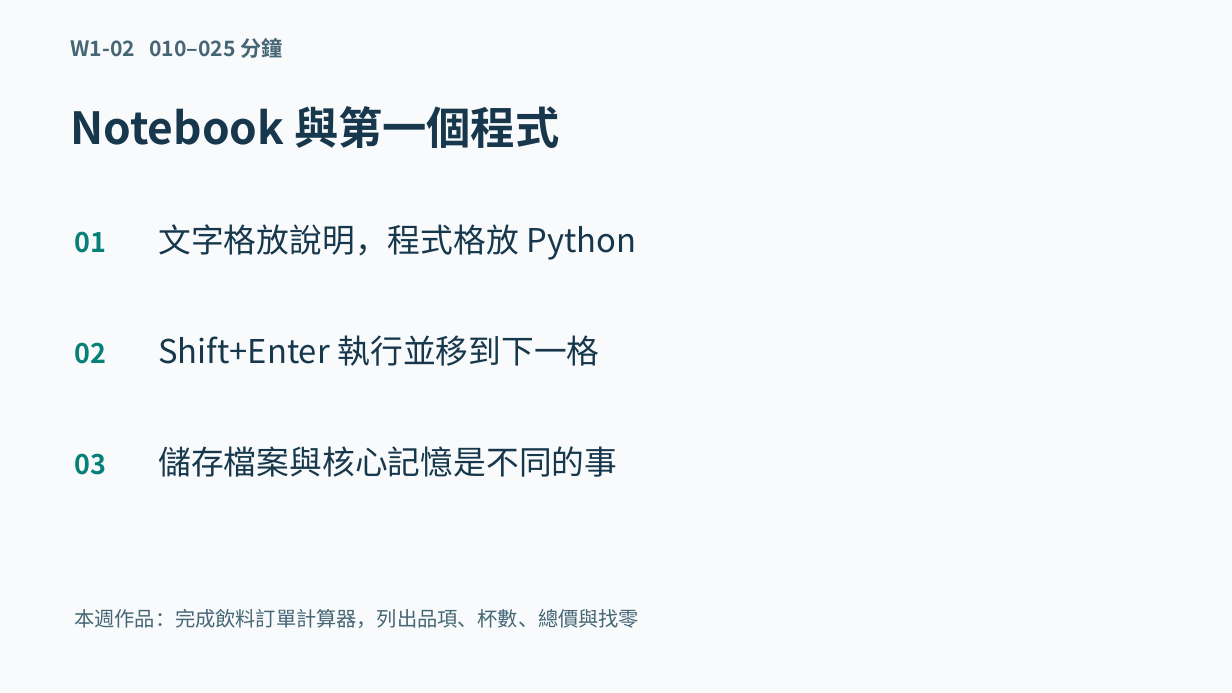
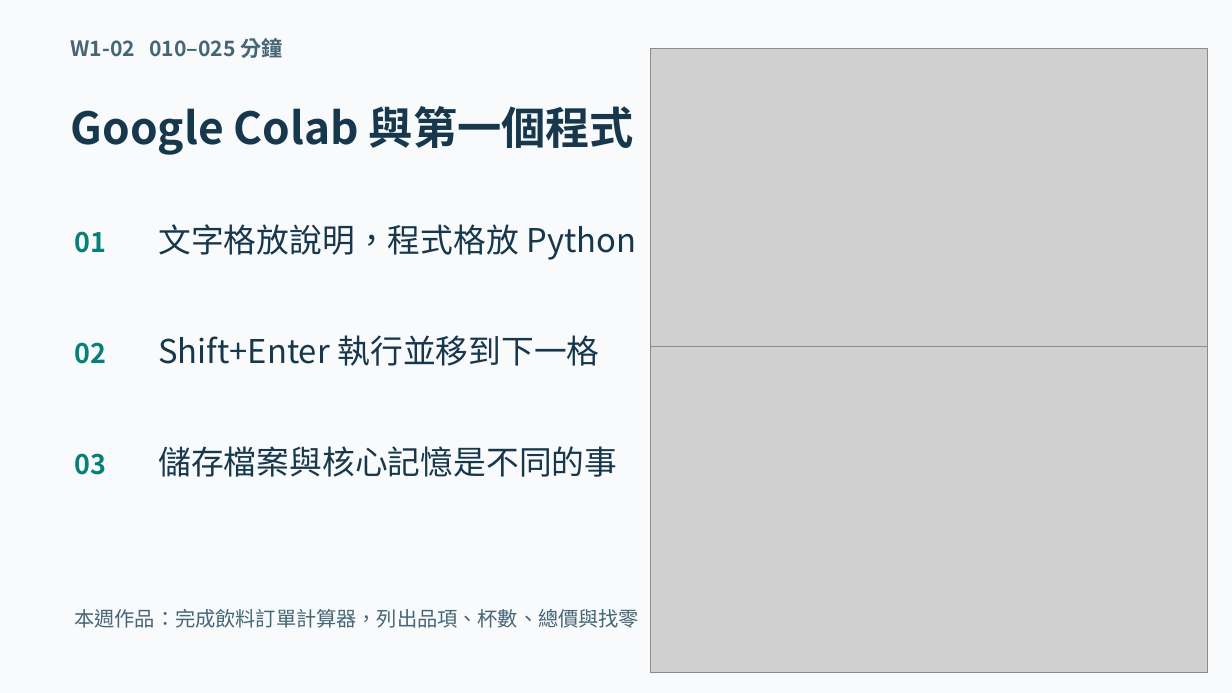
Before and after one commit to wangsungwen/Python-Artificial-Intelligence-Instruction, a slide deck: slide 6 of 五週Python人工智慧教學包/第1週/W01_教學簡報.pptx (slide 5 before the commit). Drawn at 1232x693 pixels with LibreOffice and Linux fonts; fonts in the diff are those of the drawing; grey boxes stand for pictures. Boxes give left, top, right and bottom in pixels: in the first picture for what was removed or moved away, otherwise in the second. Text is boxed around its words. In the diff, an @@ line names an element or a change of style, - is before the commit and + after.

```diff
--- a/五週Python人工智慧教學包/第1週/W01_教學簡報.pptx
+++ b/五週Python人工智慧教學包/第1週/W01_教學簡報.pptx
@@ picture added at (651,49,1207,347) @@
@@ text at (71,106,634,155): text changed @@
-Notebook 與第一個程式
+Google Colab 與第一個程式
@@ picture added at (651,347,1207,673) @@
```
Also in this commit, not shown: 3 other slides changed, 56 slides added.
